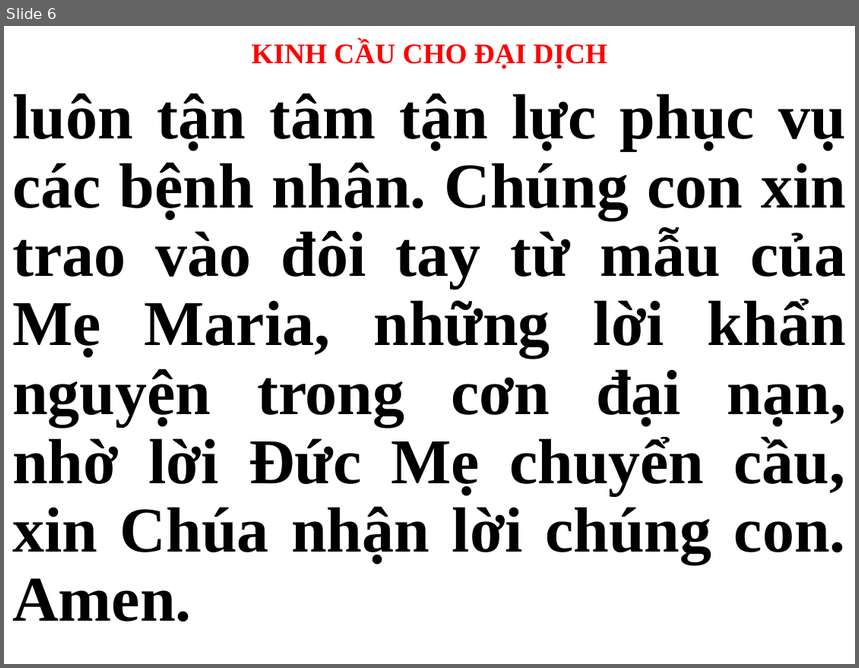
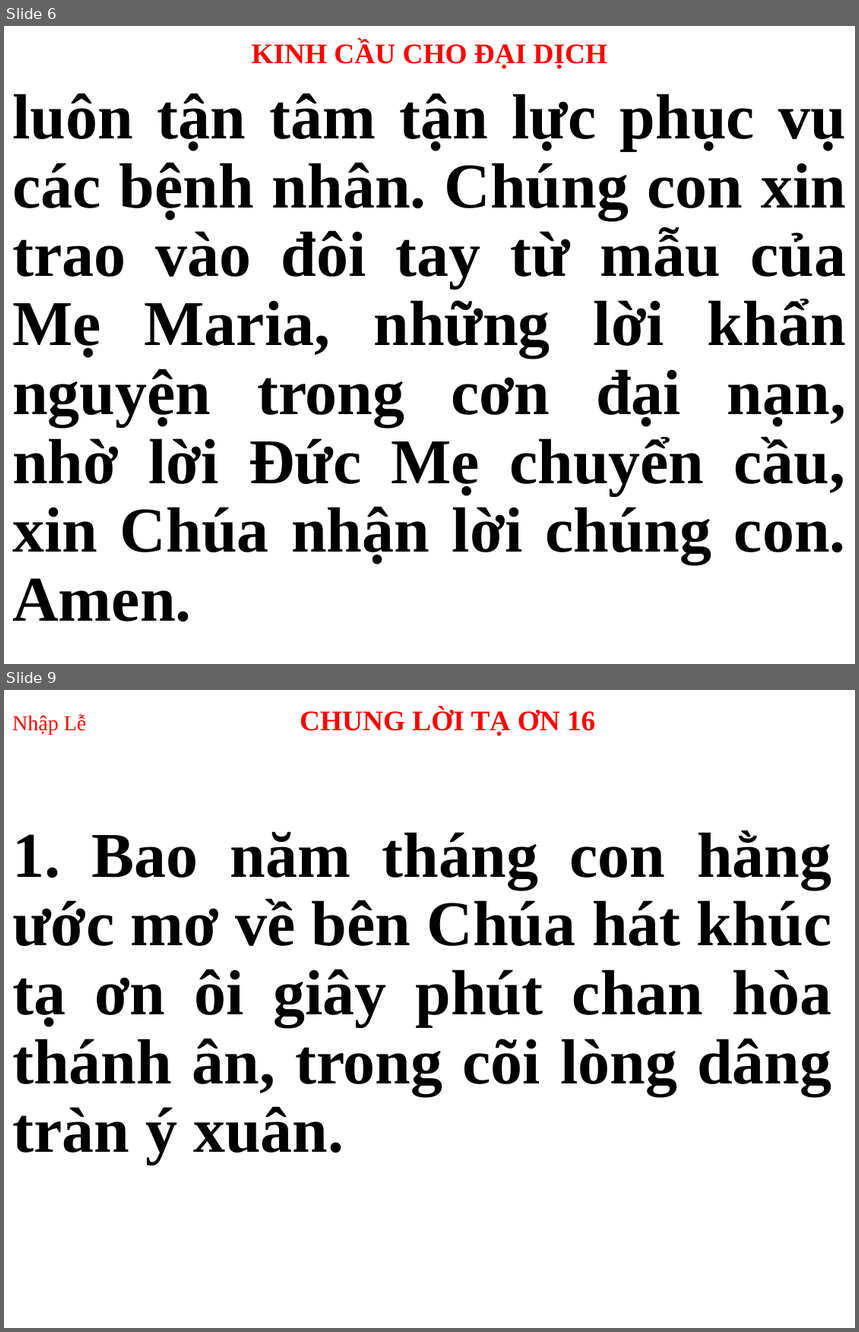
Before and after one commit to webfullstack99/usb-songs, a slide deck: Thứ 3.pptx. Shown one above the other, each under a label of ours: slide 6 before the commit, slides 6 and 9 after it; the slides between them are not shown. The pictures are 859x668 and 859x1332 pixels, drawn with LibreOffice and Linux fonts; fonts in the diff are those of the drawing. Boxes give left, top, right and bottom in pixels: in the first picture for what was removed or moved away, otherwise in the second. Text is boxed around its words. In the diff, an @@ line names an element or a change of style, - is before the commit and + after.

```diff
--- a/Thứ 3.pptx
+++ b/Thứ 3.pptx
@@ slide 9 added at (4, 690, 855, 1328), background #FFFFFF @@
@@ title added at (12, 708, 595, 736), 24 pt, text #FF0000, bold @@
+Nhập Lễ CHUNG LỜI TẠ ƠN 16
@@ subtitle added at (12, 831, 832, 1164), 54 pt, text #000000, bold @@
+1. Bao năm tháng con hằng ước mơ về bên Chúa hát khúc tạ ơn ôi giây phút chan hòa thánh ân, trong cõi lòng dâng tràn ý xuân.
```
Also in this commit, not shown: 2 slides changed, 30 other slides added, 16 slides removed.
